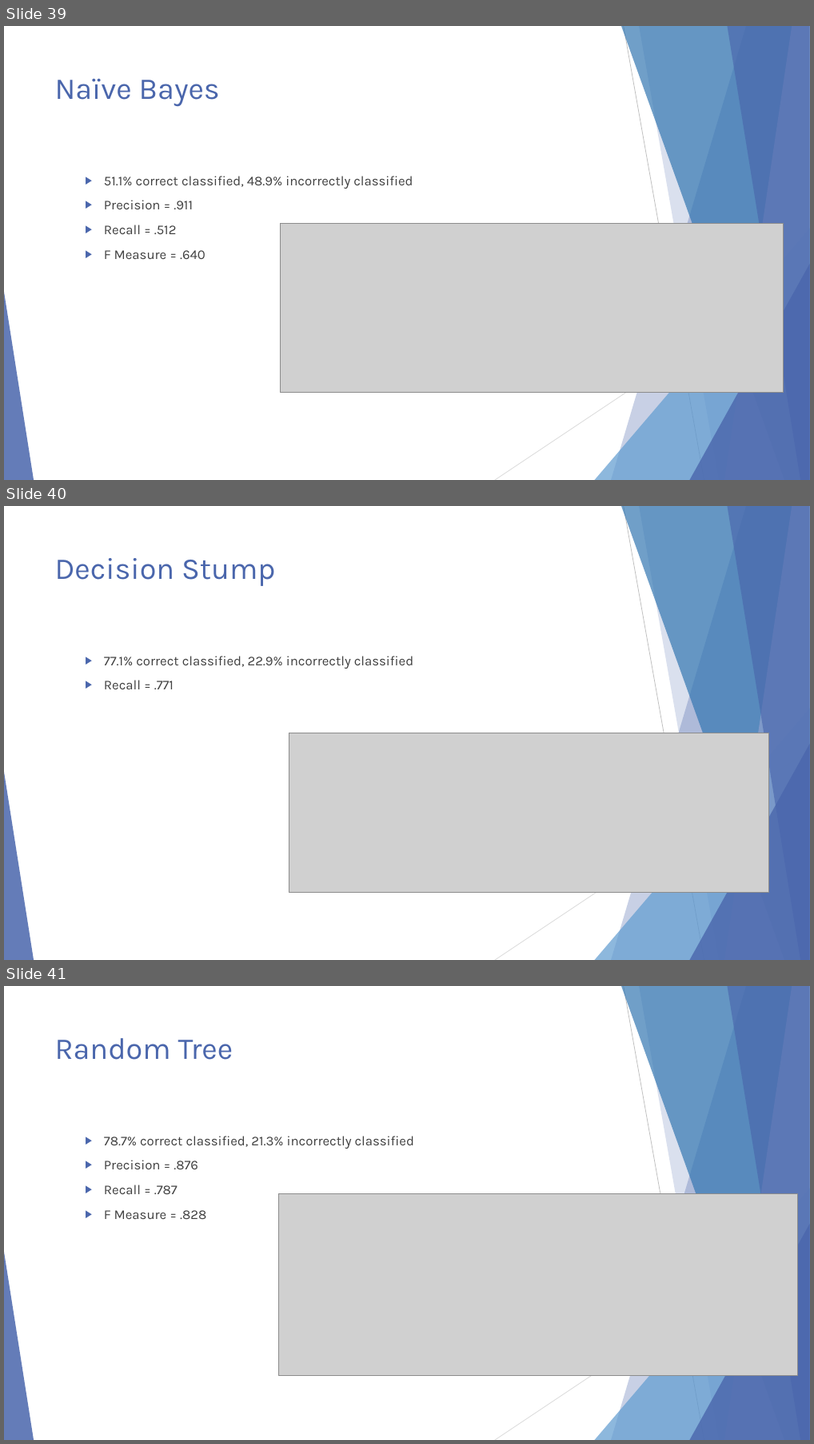
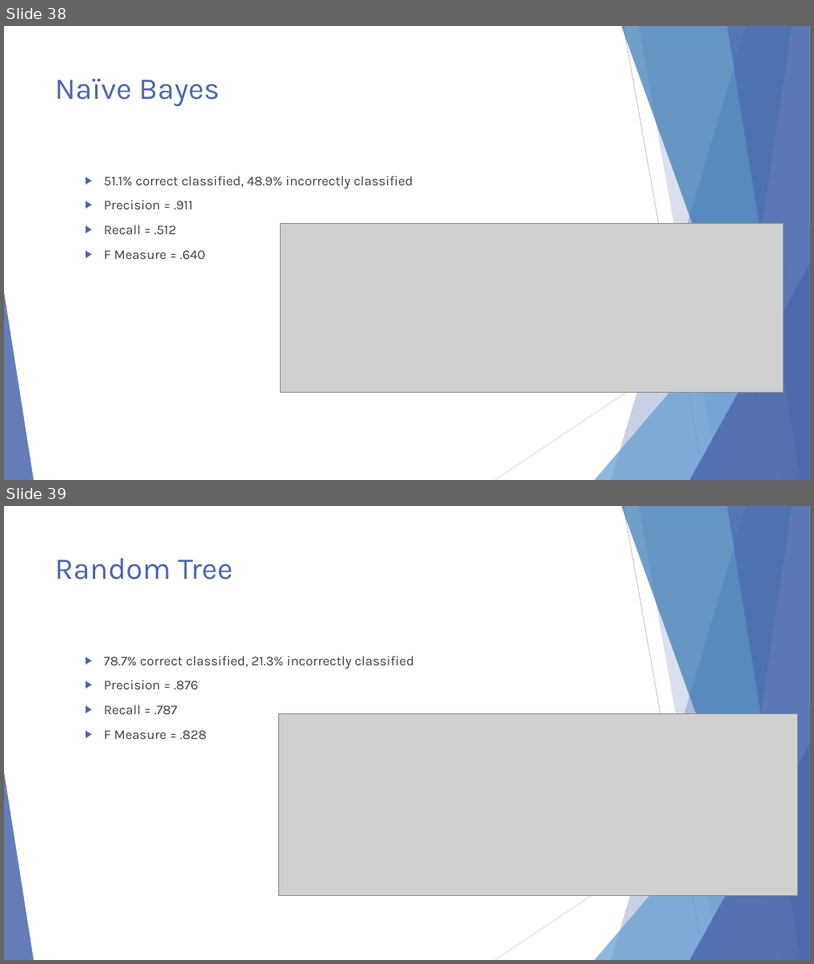
Before and after one commit to ndarwich/Crash-Analysis, a slide deck: Slides/An Investigation.pptx. Shown one above the other, each under a label of ours: slides 39, 40 and 41 before the commit, slides 38 and 39 after it. The pictures are 814x1444 and 814x964 pixels, drawn with LibreOffice and Linux fonts; fonts in the diff are those of the drawing; grey boxes stand for pictures. Boxes give left, top, right and bottom in pixels: in the first picture for what was removed or moved away, otherwise in the second. Text is boxed around its words. In the diff, an @@ line names an element or a change of style, - is before the commit and + after.

```diff
--- a/Slides/An Investigation.pptx
+++ b/Slides/An Investigation.pptx
@@ slide 40 removed at (x1=4, y1=506, x2=810, y2=960), background #FFFFFF; not listed: 10 template elements that a slide beside it also shows @@
@@ title removed at (x1=55, y1=558, x2=275, y2=586) @@
-Decision Stump
@@ text removed at (x1=104, y1=656, x2=414, y2=689) @@
-  ▶ 77.1% correct classified, 22.9% incorrectly classified
-  ▶ Recall = .771
@@ picture removed at (x1=289, y1=733, x2=770, y2=892) @@
@@ what was slide 39 is now slide 38 @@
@@ what was slide 41 is now slide 39 @@
```
Also in this commit, not shown: 5 slides changed, 1 other slide removed.
